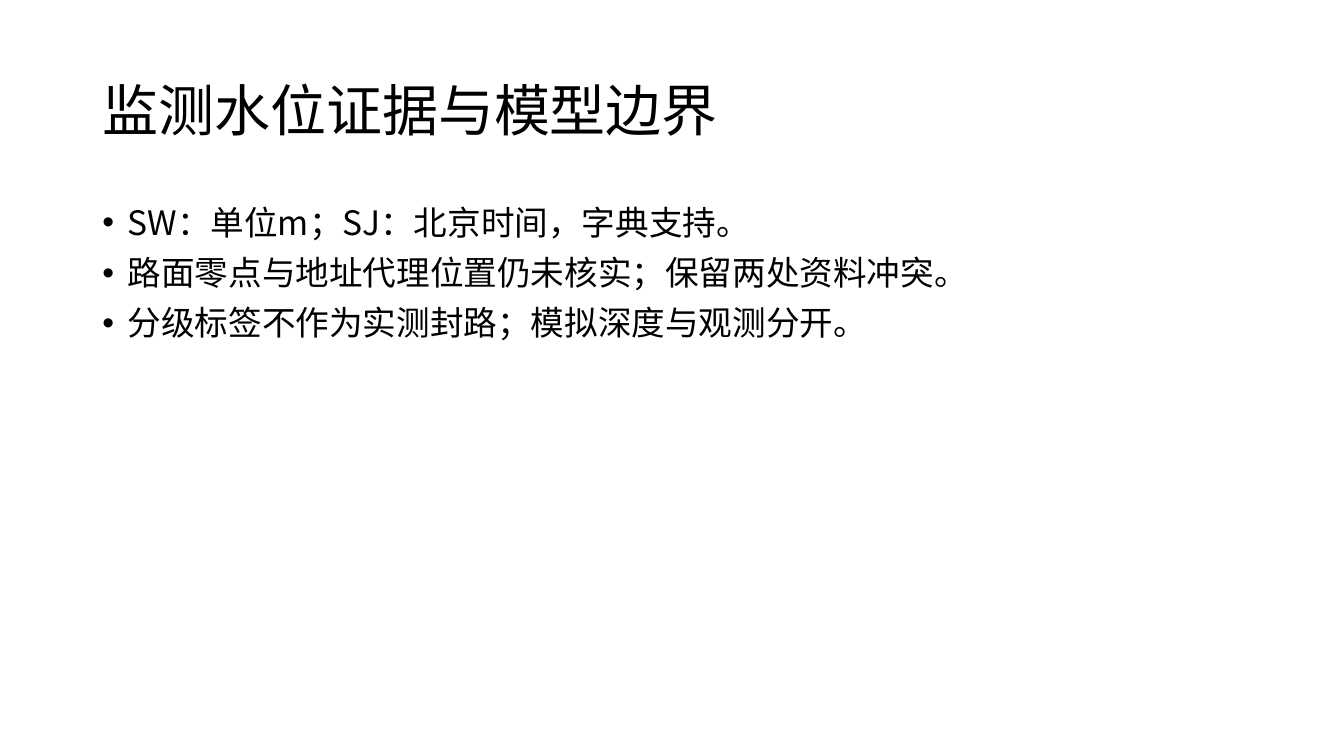
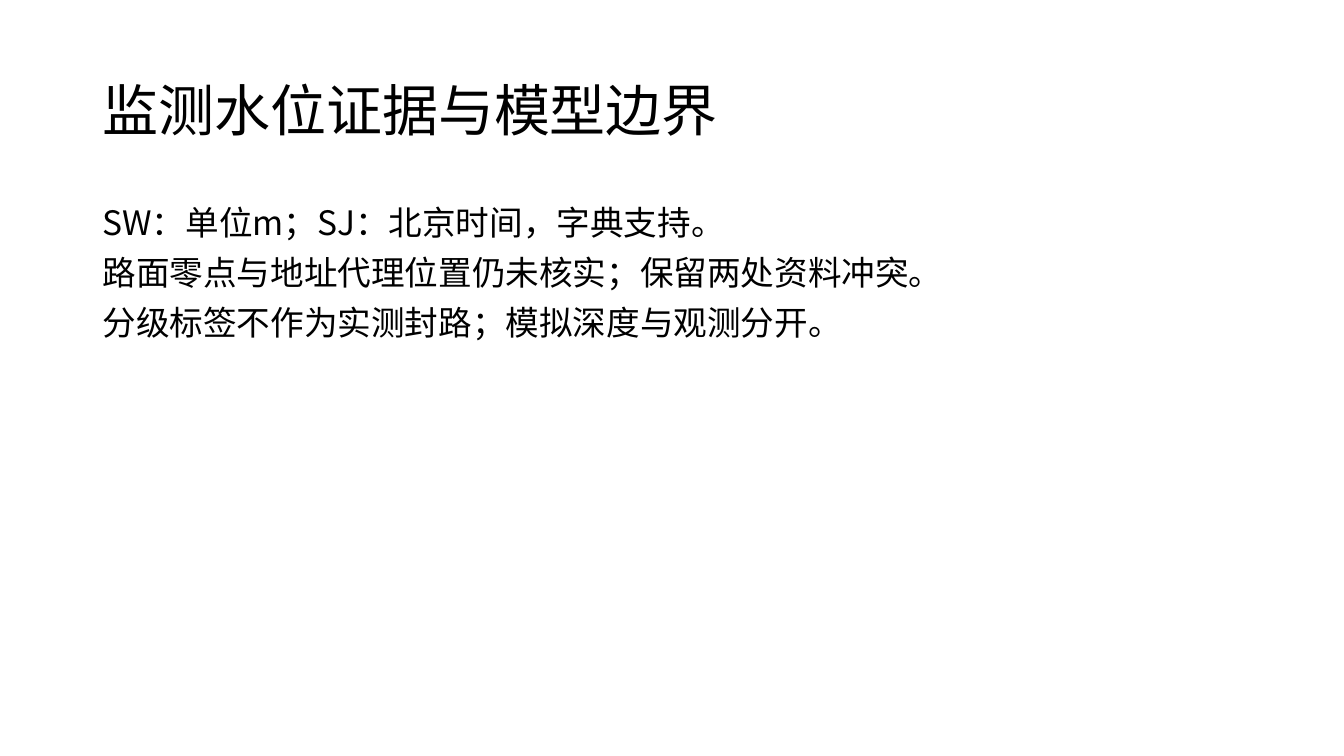
Before and after one commit to zhzhzh666/jiaotong, a slide deck: slide 3 of docs/deliverables/开题与阶段进展汇报.pptx. Drawn at 1344x756 pixels with LibreOffice and Linux fonts; fonts in the diff are those of the drawing. Boxes give left, top, right and bottom in pixels: in the first picture for what was removed or moved away, otherwise in the second. Text is boxed around its words. In the diff, an @@ line names an element or a change of style, - is before the commit and + after.

```diff
--- a/docs/deliverables/开题与阶段进展汇报.pptx
+++ b/docs/deliverables/开题与阶段进展汇报.pptx
@@ text "SW：单位m；SJ：北京时间，字典支持。" at (102, 206, 942, 340): bullet • to none @@
```
Also in this commit, not shown: 1 other slide changed, 3 slides added, 30 other files.
